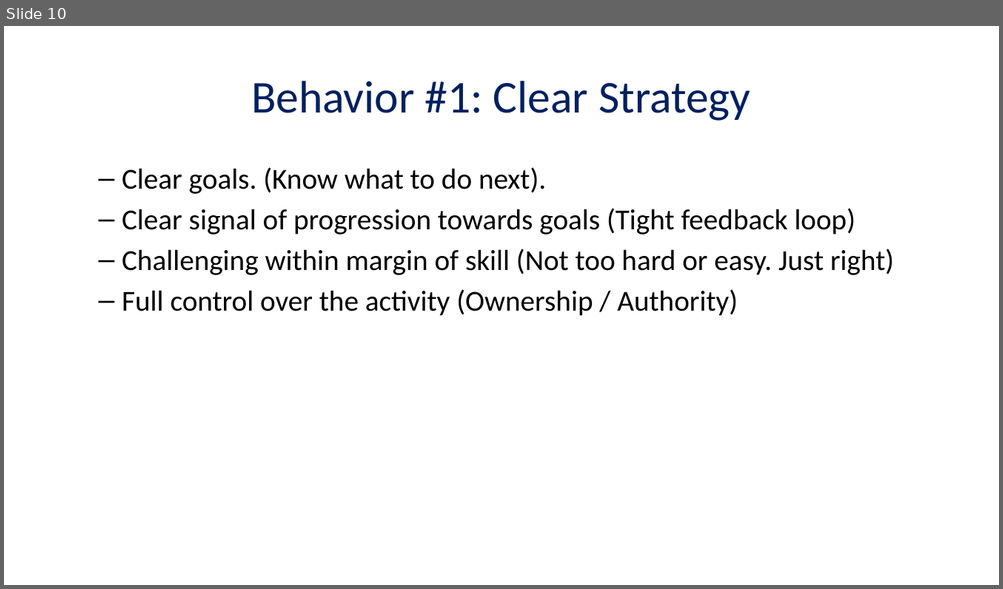
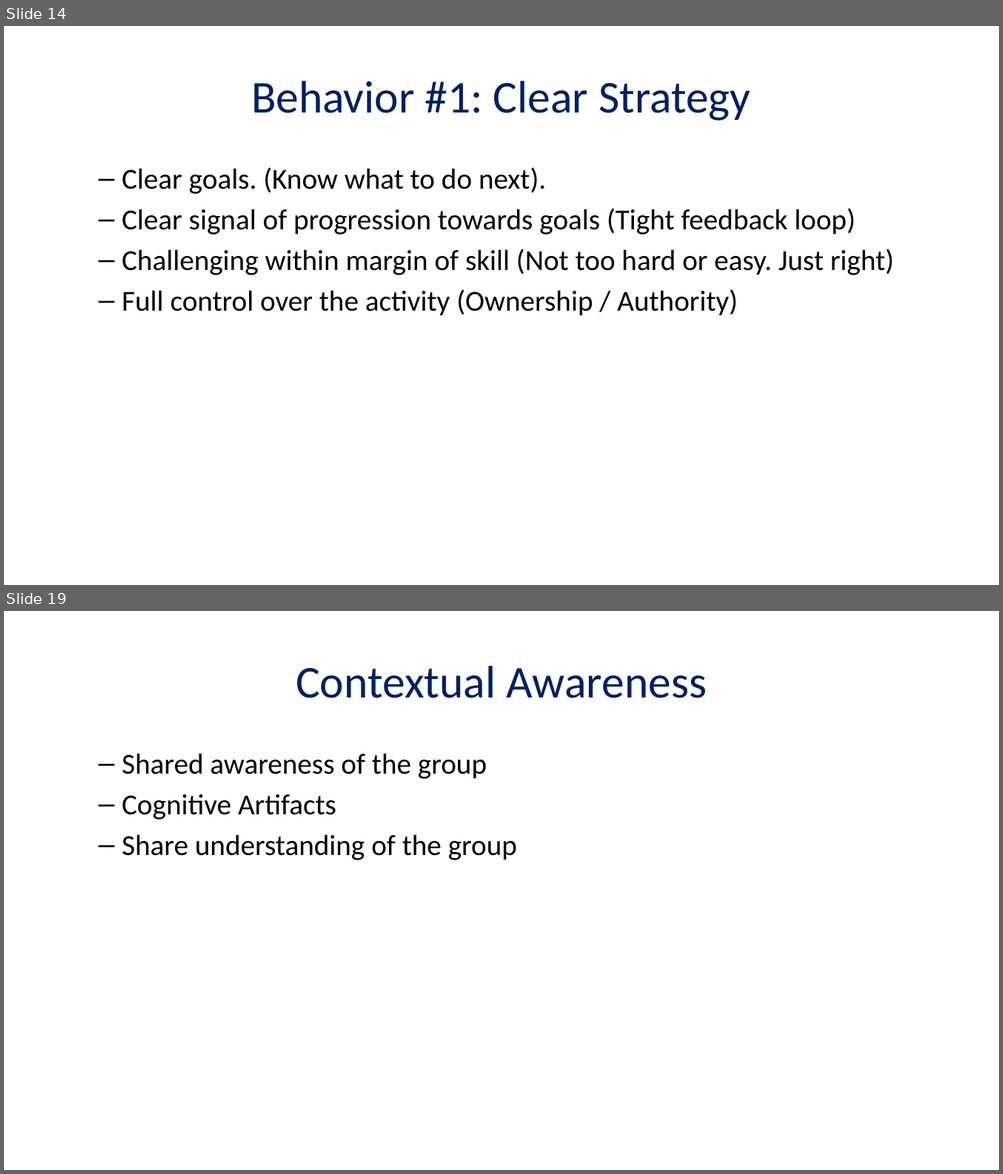
Before and after one commit to masters3d/ingenio, a slide deck: presentation/render/career_behaviors.pptx. Shown one above the other, each under a label of ours: slide 10 before the commit, slides 14 and 19 after it; the slides between them are not shown. The pictures are 1003x589 and 1003x1174 pixels, drawn with LibreOffice and Linux fonts; fonts in the diff are those of the drawing. Boxes give left, top, right and bottom in pixels: in the first picture for what was removed or moved away, otherwise in the second. Text is boxed around its words. In the diff, an @@ line names an element or a change of style, - is before the commit and + after.

```diff
--- a/presentation/render/career_behaviors.pptx
+++ b/presentation/render/career_behaviors.pptx
@@ slide 19 added at bbox=[4, 611, 999, 1170], background #FFFFFF @@
@@ title added at bbox=[296, 666, 706, 698], 44 pt, text #002060 @@
+Contextual Awareness
@@ text added at bbox=[122, 753, 517, 860], 28 pt, text #000000 @@
+  – Shared awareness of the group
+  – Cognitive Artifacts
+  – Share understanding of the group
@@ what was slide 10 is now slide 14 @@
```
Also in this commit, not shown: 8 slides changed, 15 other slides added, 5 slides removed, 7 other files.
